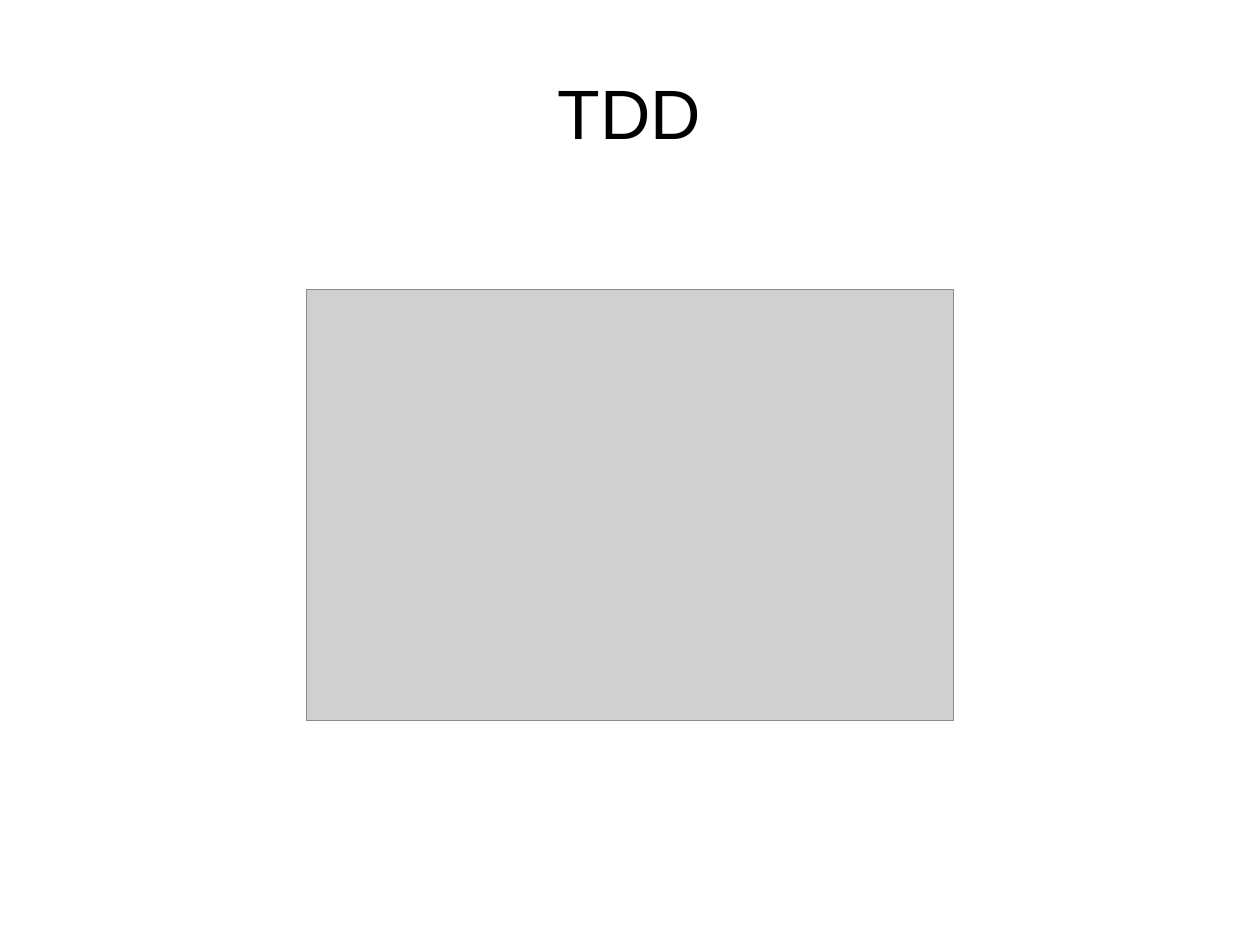
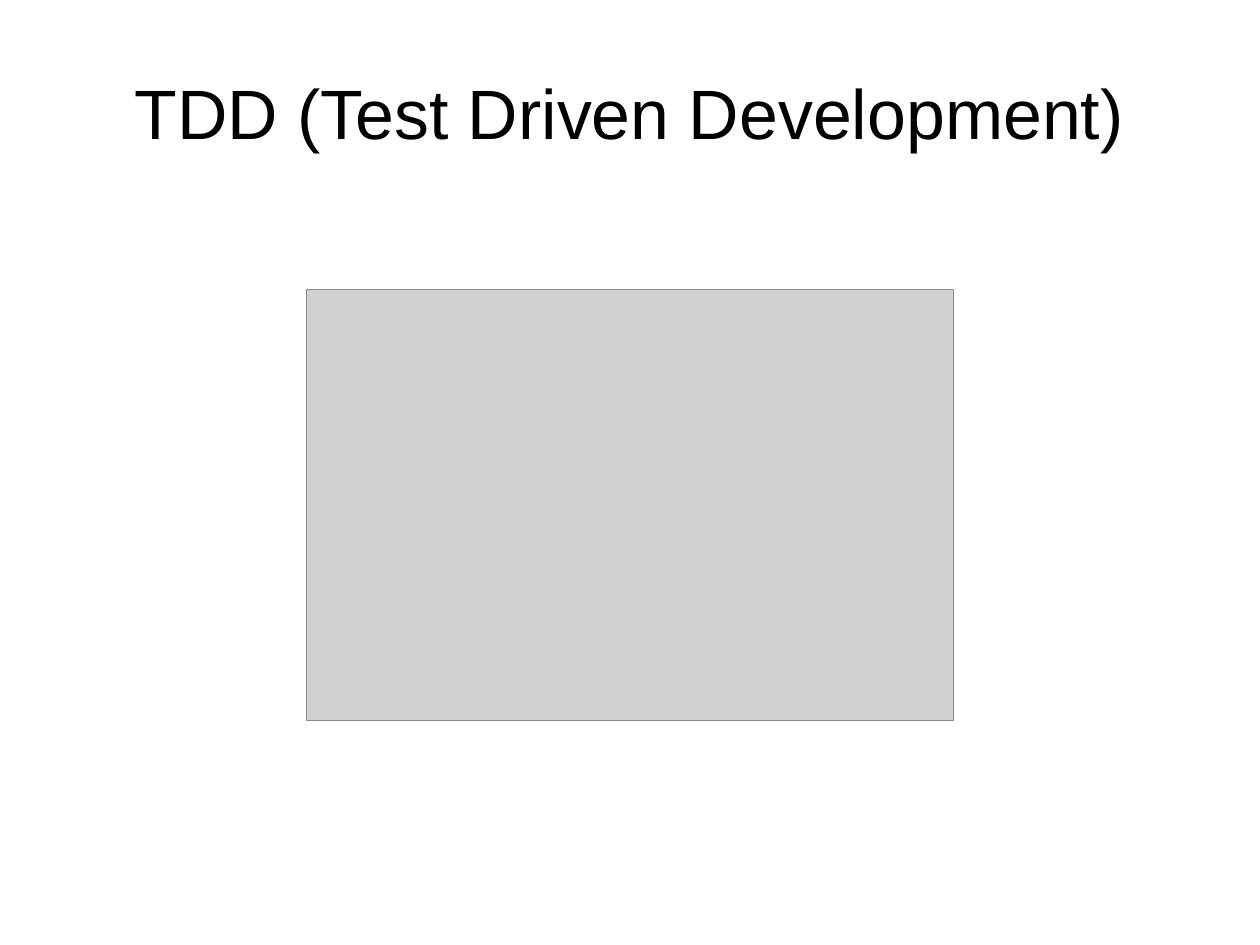
Before and after one commit to rubypool/rails-training-material, a slide deck: slide 2 of ruby-rails-testing_with_Rspec.pptx. Drawn at 1260x945 pixels with LibreOffice and Linux fonts; fonts in the diff are those of the drawing; grey boxes stand for pictures. Boxes give left, top, right and bottom in pixels: in the first picture for what was removed or moved away, otherwise in the second. Text is boxed around its words. In the diff, an @@ line names an element or a change of style, - is before the commit and + after.

```diff
--- a/ruby-rails-testing_with_Rspec.pptx
+++ b/ruby-rails-testing_with_Rspec.pptx
@@ title at box(134, 88, 1124, 153): text changed @@
-TDD
+TDD (Test Driven Development)
```
Also in this commit, not shown: 5 other slides changed.
